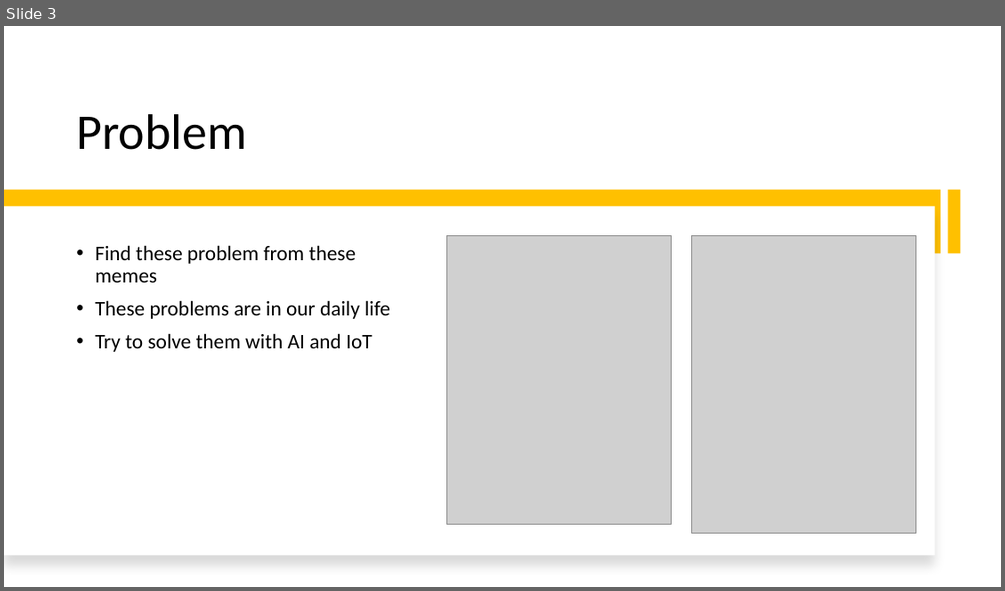
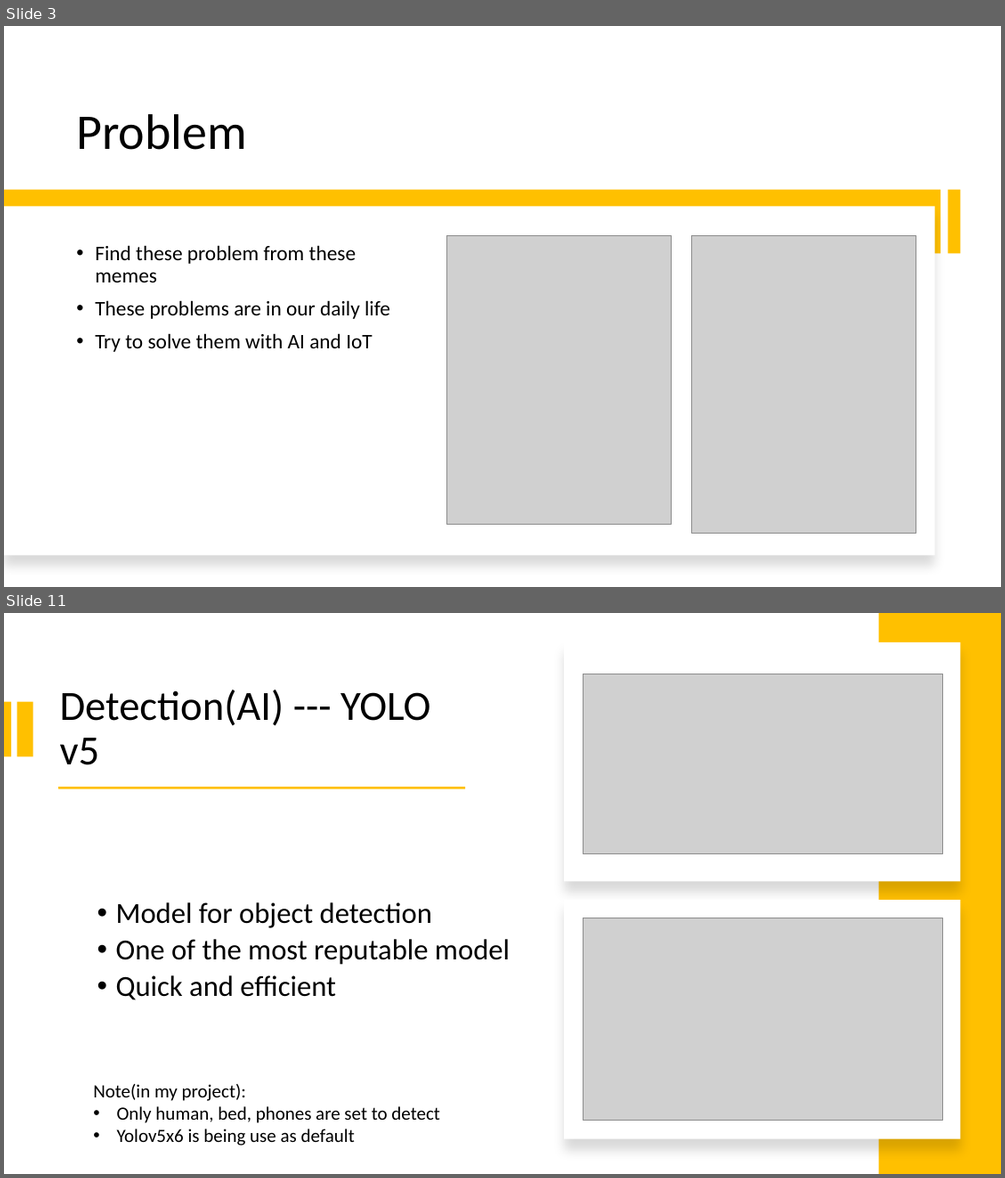
Before and after one commit to smarttommyau/aiot_bedroom, a slide deck: project_documents/P21_pitching_deck_AIoT Bedroom.pptx. Shown one above the other, each under a label of ours: slide 3 before the commit, slides 3 and 11 after it; the slides between them are not shown. The pictures are 1005x591 and 1005x1178 pixels, drawn with LibreOffice and Linux fonts; fonts in the diff are those of the drawing; grey boxes stand for pictures. Boxes give left, top, right and bottom in pixels: in the first picture for what was removed or moved away, otherwise in the second. Text is boxed around its words. In the diff, an @@ line names an element or a change of style, - is before the commit and + after.

```diff
--- a/project_documents/P21_pitching_deck_AIoT Bedroom.pptx
+++ b/project_documents/P21_pitching_deck_AIoT Bedroom.pptx
@@ slide 11 added at (x1=4, y1=613, x2=1001, y2=1174), background #FFFFFF @@
@@ rectangle added at (x1=879, y1=613, x2=1001, y2=1174), fill #FFC000 @@
@@ rectangle added at (x1=564, y1=642, x2=961, y2=882), fill #FFFFFF @@
@@ title added at (x1=60, y1=690, x2=430, y2=765), 40 pt, text #000000 @@
+Detection(AI) --- YOLO v5
@@ picture added at (x1=583, y1=674, x2=943, y2=853) @@
@@ rectangle added at (x1=4, y1=701, x2=11, y2=756), fill #FFC000 @@
@@ rectangle added at (x1=16, y1=701, x2=32, y2=756), fill #FFC000 @@
@@ rectangle added at (x1=58, y1=787, x2=465, y2=788), fill #FFC000 @@
@@ text added at (x1=116, y1=902, x2=510, y2=1000), 28 pt, text #000000 @@
+  • Model for object detection
+  • One of the most reputable model
+  • Quick and efficient
@@ rectangle added at (x1=564, y1=900, x2=961, y2=1139), fill #FFFFFF @@
@@ picture added at (x1=583, y1=918, x2=943, y2=1120) @@
@@ text added at (x1=93, y1=1084, x2=439, y2=1145), 18 pt, text #000000 @@
+Note(in my project):
+• Only human, bed, phones are set to detect
+• Yolov5x6 is being use as default
```
Also in this commit, not shown: 3 slides changed, 7 other slides added.
